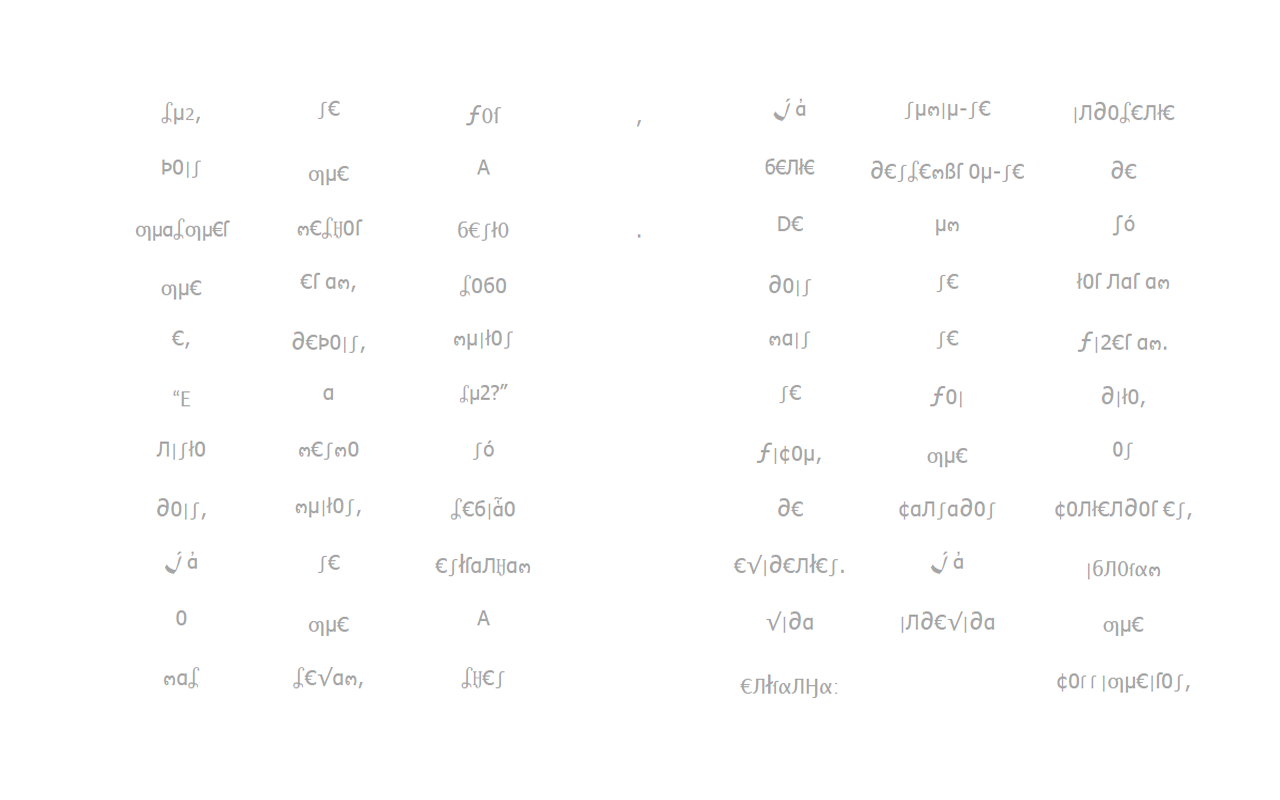
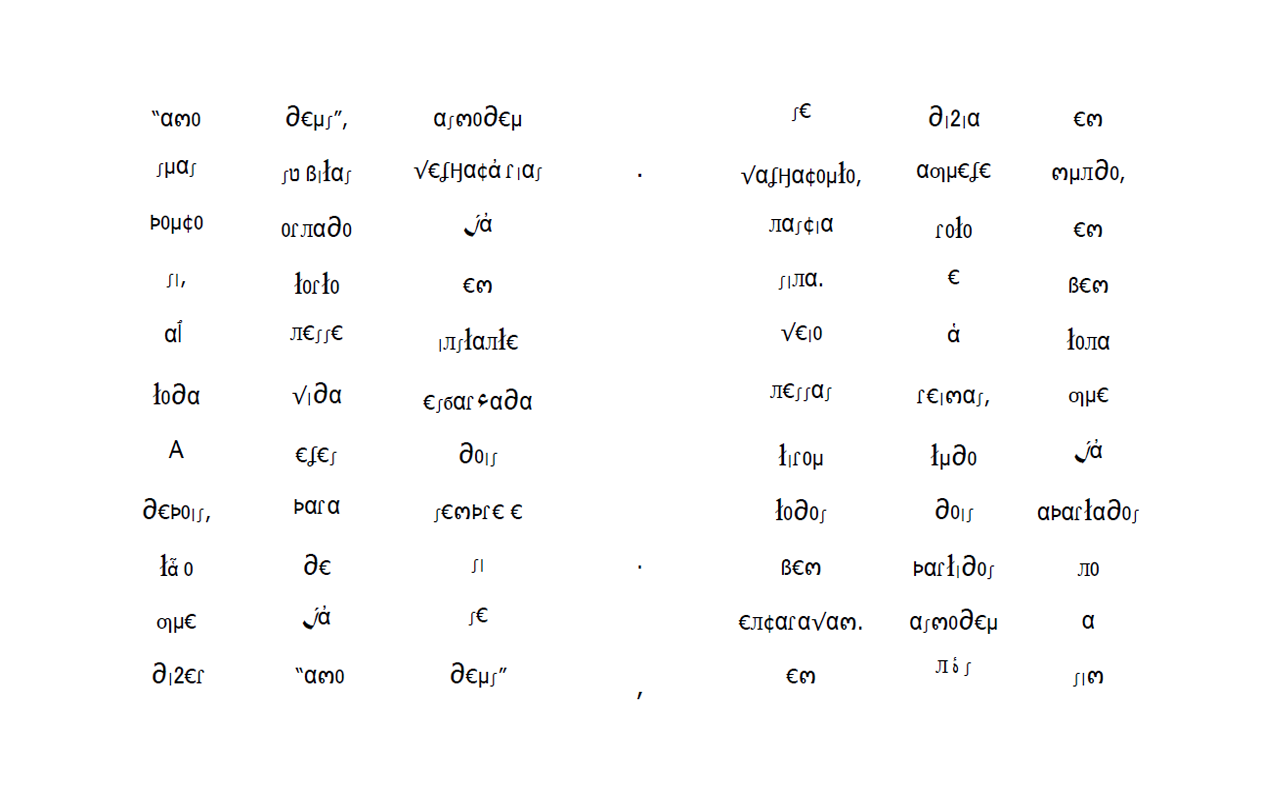
Comparing the layer stacks of the two 1280px x 800px images. Changes:
hid "alckmar3A" over box(135, 98, 1192, 700)
showed "alckmar1A" over box(135, 98, 1192, 700)
hid "Plano de Fundo" over box(135, 98, 1192, 700)
